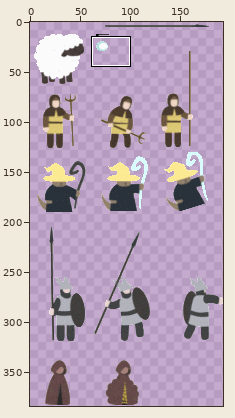
Edited in one commit: sprite sheet (dragon/app/src/main/res/drawable/npc_sheet_low.png). The picture above shows the old version from afar; the outline marks the close-up.
Close-up. Earlier state:
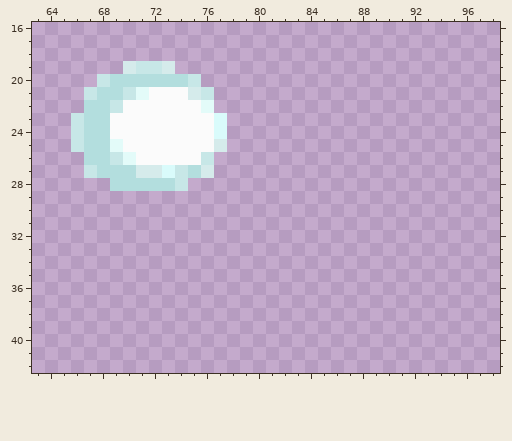
The file is 193x384 pixels. Colours within 5 levels of each other are drawn and written as one. Shown: x 63..98, y 16..42. The commit also changed other parts of the picture, which this record leaves out.
After:
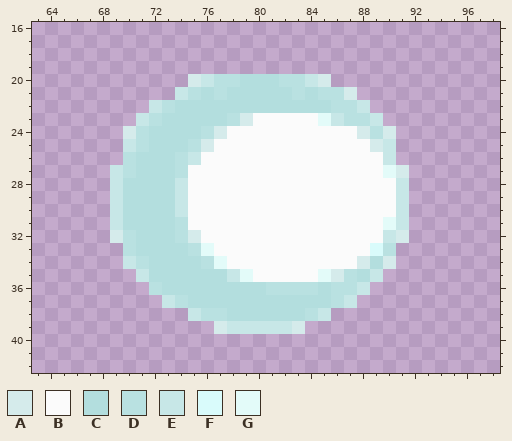
Palette (. is transparent): A #d5ebeb  B #fbfbfb  C #b3dede  D #b9e1e1  E #c7e7e7  F #d9fbfb  G #e3fbf9
Change:
@@ x 63..98 @@
 18 ....................................
-19 .......AEEA.........................
-20 .....ECCCCCCE.......................
-21 ....ECCEGBBBAE......................
-22 ....CCEBBBBBBG......................
-23 ...ECCBBBBBBBBF.....................
-24 ...ECCBBBBBBBBF.....................
-25 ...ECCGBBBBBBBA.....................
-26 ....CCEGBBBBBE......................
-27 ....ECCCAAFECA......................
-28 ......CCCCCE........................
-29 ....................................
-30 ....................................
-31 ....................................
-32 ....................................
-33 ....................................
-34 ....................................
-35 ....................................
-36 ....................................
-37 ....................................
-38 ....................................
-39 ....................................
+19 ....................................
+20 ............AEDDCCCDDEA.............
+21 ...........EDCDCCCCCDCDDA...........
+22 .........EDCCCCCCCCCCCCDDE..........
+23 ........EDCCCCCDABBBBBGEDDE.........
+24 .......ADCCCCDABBBBBBBBBBADA........
+25 .......EDCCCDABBBBBBBBBBBBAE........
+26 .......DCCCDEBBBBBBBBBBBBBBE........
+27 ......EDCCCDBBBBBBBBBBBBBBBGA.......
+28 ......ECCCCEBBBBBBBBBBBBBBBBE.......
+29 ......ECCCCEBBBBBBBBBBBBBBBBE.......
+30 ......ECCCCEBBBBBBBBBBBBBBBBE.......
+31 ......ECCCCDBBBBBBBBBBBBBBBGE.......
+32 ......ADCCCDABBBBBBBBBBBBBBEA.......
+33 .......DCCCCDGBBBBBBBBBBBBFD........
+34 .......EDCCCCDGBBBBBBBBBBACA........
+35 ........ECCCCCCEGBBBBBGADCE.........
+36 .........DCCCCCCCCDDDDCDDE..........
+37 ..........EDCCCCCCCCCCCDE...........
+38 ............EDDCCCCCCDE.............
+39 ..............AEEEEEA...............
 40 ....................................
Changed places in both close-ups, as pixel boxes (x1, y1, x2, y2):
changed: (71, 61, 409, 334)
